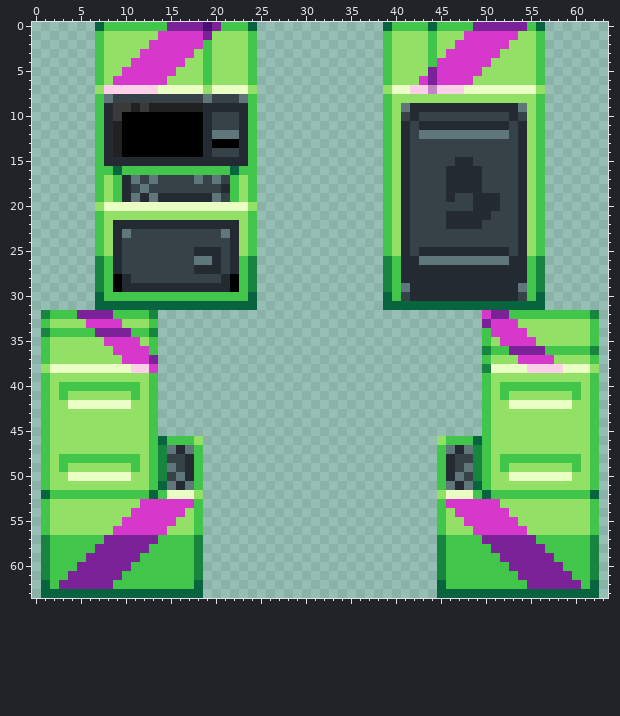
Two versions of one pixel-art sprite, Resources/Textures/_Sunrise/Structures/Machines/atm.rsi/base.png. This is how it looked before the edit.
The file is 64x64 pixels.
The result:
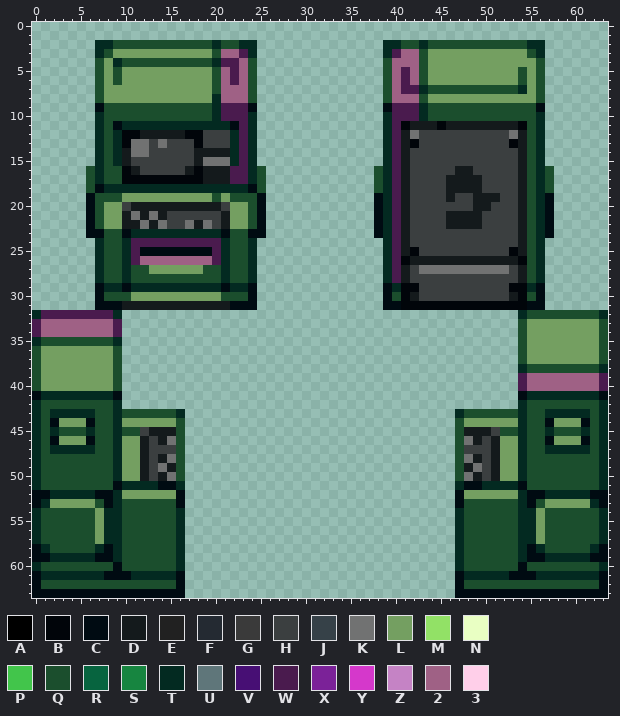
Palette (. is transparent): A #000000  B #01050a  C #000b12  D #141a1c  E #212121  F #242a32  G #3a3a3a  H #3b3f40  J #364148  K #717272  L #749f61  M #92e166  N #e9ffc3  P #42c54b  Q #1b4e2d  R #07643f  S #178540  T #032a21  U #5f767a  V #470f74  W #4a1b4e  X #7b2298  Y #d538cb  Z #c583c5  2 #9f6185  3 #ffcfe9
The exact change:
Changed rows in their new state; - is an unchanged pixel.
first column x 0:
 0 -------..................--------------..................-------
 1 -------..................--------------..................-------
 2 -------TTQQQQQQQQQQQTQQTT--------------TTQQTQQQQQQQQQQQTT-------
 3 -------TQLLLLLLLLLLLQ22WT--------------TW22QLLLLLLLLLLLQT-------
 4 -------QLTQQQQQQQQQQTWW2Q--------------Q222QLLLLLLLLLLLLQ-------
 5 -------QLQLLLLLLLLLLQ2W2Q--------------Q2W2QLLLLLLLLLLQLQ-------
 6 -------QLQLLLLLLLLLLQ2W2Q--------------Q2W2QLLLLLLLLLLQLQ-------
 7 -------QLLLLLLLLLLLLQ222Q--------------Q2WWTQQQQQQQQQQTLQ-------
 8 -------QLLLLLLLLLLLLT222Q--------------Q222QLLLLLLLLLLLLQ-------
 9 -------CQQQQQQQQQQQQTWWWC--------------CWWWTQQQQQQQQQQQQC-------
10 -------TQQQQQQQQQQQQTWWWT--------------TWWWTQQQQQQQQQQQQT-------
11 -------TQCTTTTTTTTTTTTCWT--------------TWBDDDBDDDDDDDDBQT-------
12 -------TQTBBDDDDDBBHHHTWT--------------TWDKHHHHHHHHHHKDQT-------
13 -------TQTBKKHKHHHBHHHTWT--------------TWDBHHHHHHHHHHBDQT-------
14 -------TQTDKKHHHHHDDDDTWT--------------TWDHHHHHHHHHHHHDQT-------
15 -------TQTDHHHHHHHDKKKTWT--------------TWDHHHHHHHHHHHHDQT-------
16 ------QTQQBDHHHHHDBDDDWWTQ------------QTWDHHHHHDDHHHHHDQTQ------
17 ------QTQQBBBBBBBBBDDDWWTQ------------QTWDHHHHDDDDHHHHDQTQ------
18 ------QCTTTTTTTTTTTTTTTTCQ------------QTWDHHHHDDDDHHHHDQTQ------
19 ------CQQQLLLLLLLLLLQLQQQC------------CTWDHHHHDHHDDDHHDQTC------
20 ------CQLLHDDDDDDDDDDHLLQC------------CTWDHHHHHHHDDHHHDQTC------
21 ------CQLLDKDKDHHHHHHDLLQC------------CTWDHHHHDDDDHHHHDQTC------
22 ------CQLLDDKDKHHKDKHDLLQC------------CTWDHHHHDDDDHHHHDQTC------
23 ------CCQQCTTTTTTTTTTCQQCC------------CTWDHHHHHHHHHHHHDQTC------
24 -------TQQTWWWWWWWWWWTQQT--------------TWDHHHHHHHHHHHHDQT-------
25 -------TQQTWCCCCCCCCWTQQT--------------TWDBHHHHHHHHHHBDQT-------
26 -------TQQTW22222222WTQQT--------------TWBDDDDDDDDDDDDBQT-------
27 -------TQQTQQLLLLLLQQTQQT--------------TWDHKKKKKKKKKKHDQT-------
28 -------TQQTQQQQQQQQQQTQQT--------------TWDHHHHHHHHHHHHDQT-------
29 -------CTTCTTTTTTTTTTCTTC--------------CTBBHHHHHHHHHHBBTC-------
30 -------CQQQLLLLLLLLLLQQQC--------------CQBDHHHHHHHHHHDBQC-------
31 -------CCCDDDDDDDDDDDDCCC--------------CCBBBBBBBBBBBBBBCC-------
32 TWWWWWWWWT....------------------------------------....TQQQQQQQQT
33 W22222222W....------------------------------------....QLLLLLLLLQ
34 W22222222W....------------------------------------....QLLLLLLLLQ
35 TQQQQQQQQT....------------------------------------....QLLLLLLLLQ
36 QLLLLLLLLQ....------------------------------------....QLLLLLLLLQ
37 QLLLLLLLLQ....------------------------------------....QLLLLLLLLQ
38 QLLLLLLLLQ....------------------------------------....TQQQQQQQQT
39 QLLLLLLLLQ....------------------------------------....W22222222W
40 QLLLLLLLLQ....------------------------------------....W22222222W
41 CTTTTTTTTC....------------------------------------....CTTTTTTTTC
42 TQQQQQQQQT....------------------------------------....TQQQQQQQQT
43 TQTTTTTQQTQQQQQQT------------------------------TQQQQQQTQQTTTTTQT
44 TQCLLLCQQTLLLLLLQ------------------------------QLLLLLLTQQCLLLCQT
45 TQTQQQTQQTQQHDDDQ------------------------------QDDDHQQTQQTQQQTQT
46 TQCLLLCQQTLLDHDKQ..--------------------------..QKDHDLLTQQCLLLCQT
47 TQTTTTTQQTLLDHHHQ..--------------------------..QHHHDLLTQQTTTTTQT
48 TQQQQQQQQTLLDHDKQ..--------------------------..QKDHDLLTQQQQQQQQT
49 TQQQQQQQQTLLDHKDQ..--------------------------..QDKHDLLTQQQQQQQQT
50 TQQQQQQQQTLLDHDKQ..--------------------------..QKDHDLLTQQQQQQQQT
51 TQQQQQQQQCTTTTCCT..--------------------------..TCCTTTTCQQQQQQQQT
52 CCTTTTTCCTLLLLLLC..--------------------------..CLLLLLLTCCTTTTTCC
53 CTLLLLLQCTQQQQQQC..--------------------------..CQQQQQQTCQLLLLLTC
54 TQQQQQQLTTQQQQQQT..--------------------------..TQQQQQQTTLQQQQQQT
55 TQQQQQQLTTQQQQQQT..--------------------------..TQQQQQQTTLQQQQQQT
56 TQQQQQQLTTQQQQQQT..--------------------------..TQQQQQQTTLQQQQQQT
57 TQQQQQQLTTQQQQQQT..--------------------------..TQQQQQQTTLQQQQQQT
58 CTQQQQQTCTQQQQQQT..--------------------------..TQQQQQQTCTQQQQQTC
59 CCTTTTTCCTQQQQQQT..--------------------------..TQQQQQQTCCTTTTTCC
60 TQQQQQQQQCQQQQQQT..--------------------------..TQQQQQQCQQQQQQQQT
61 CTTTTTTTCCCTTTTTC..--------------------------..CTTTTTCCCTTTTTTTC
62 CQQQQQQQQQQQQQQQC..--------------------------..CQQQQQQQQQQQQQQQC
63 CCCCCCCCCCCCCCCCC..--------------------------..CCCCCCCCCCCCCCCCC
